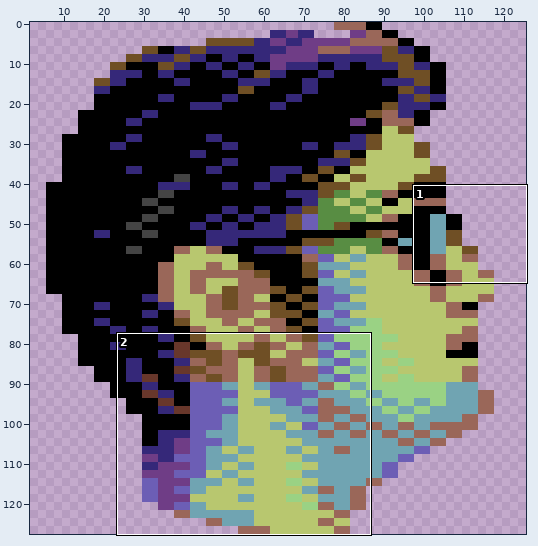
Edited in one commit: sprite sheet (img/jarkko_c64.png). The first picture is a wide view before the edit; the outline marks the close-up.
Close-up. Before the commit:
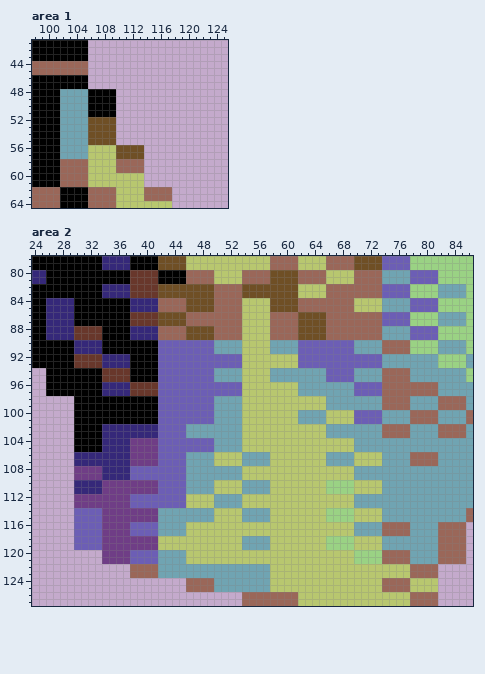
The file is 128x128 pixels. Shown: area 1: x 98..125, y 41..64; area 2: x 24..86, y 78..127. The wide view leaves out empty margins. The commit also changed other parts of the picture, which this record leaves out.
The same view after the edit:
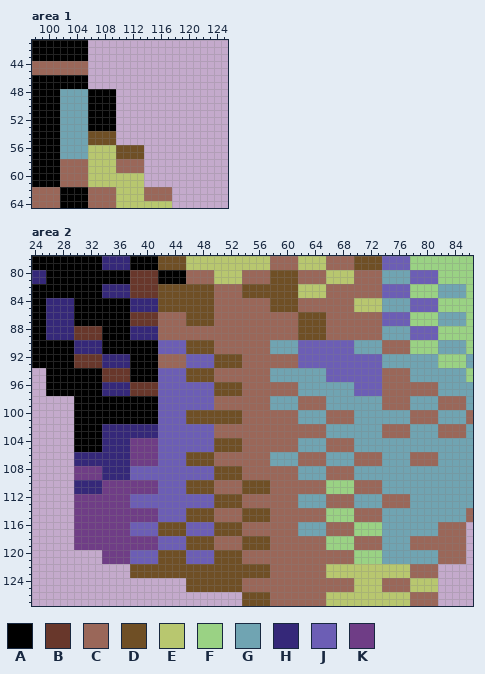
Palette (. is transparent): A #000000  B #68372b  C #9a6759  D #6f4f25  E #b8c76f  F #9ad284  G #70a4b2  H #352879  J #6c5eb5  K #6f3d86
From old to new:
Changed rows in their new state; - is an unchanged pixel.
Area 1:
first column x 106:
52 AAAA
53 AAAA
Area 2:
first column x 30:
 84 ------------DDDD--------CCCC------------------------
 85 ------------DDDD--------CCCC------------------------
 86 ------------CCCCDDDD----CCCC------------------------
 87 ------------CCCCDDDD----CCCC------------------------
 88 ----------------CCCC----CCCC------------------------
 89 ----------------CCCC----CCCC------------------------
 90 ----------------DDDDCCCCCCCC------------------------
 91 ----------------DDDDCCCCCCCC------------------------
 92 ------------CCCC----DDDDCCCCCCCC--------------------
 93 ------------CCCC----DDDDCCCCCCCC--------------------
 94 ----------------DDDDCCCCCCCC------------JJJJ--------
 95 ----------------DDDDCCCCCCCC------------JJJJ--------
 96 --------------------DDDDCCCCCCCC--------------------
 97 --------------------DDDDCCCCCCCC--------------------
 98 --------------------CCCCCCCCGGGGCCCC----------------
 99 --------------------CCCCCCCCGGGGCCCC----------------
100 ----------------DDDDDDDDCCCCCCCC----CCCCGGGG--------
101 ----------------DDDDDDDDCCCCCCCC----CCCCGGGG--------
102 ----------------JJJJCCCCCCCCCCCCCCCC----------------
103 ----------------JJJJCCCCCCCCCCCCCCCC----------------
104 --------------------DDDDCCCCCCCCGGGGCCCC------------
105 --------------------DDDDCCCCCCCCGGGGCCCC------------
106 ----------------DDDDCCCCCCCCGGGGCCCC----CCCC--------
107 ----------------DDDDCCCCCCCCGGGGCCCC----CCCC--------
108 ----------------JJJJDDDDCCCCCCCCGGGGCCCC------------
109 ----------------JJJJDDDDCCCCCCCCGGGGCCCC------------
110 ----------------DDDDCCCCDDDDCCCCCCCC----CCCC--------
111 ----------------DDDDCCCCDDDDCCCCCCCC----CCCC--------
112 ----------------JJJJDDDDCCCCCCCCGGGGCCCC----CCCC----
113 ----------------JJJJDDDDCCCCCCCCGGGGCCCC----CCCC----
114 KKKK--------JJJJDDDDCCCCDDDDCCCCCCCC----CCCC--------
115 KKKK--------JJJJDDDDCCCCDDDDCCCCCCCC----CCCC--------
116 KKKK--------DDDDJJJJDDDDCCCCCCCCGGGGCCCCFFFFGGGG----
117 KKKK--------DDDDJJJJDDDDCCCCCCCCGGGGCCCCFFFFGGGG----
118 KKKK--------JJJJDDDDCCCCDDDDCCCCCCCC----CCCC----CCCC
119 KKKK--------JJJJDDDDCCCCDDDDCCCCCCCC----CCCC----CCCC
120 ------------DDDDJJJJDDDDCCCCCCCCCCCCCCCC----GGGG----
121 ------------DDDDJJJJDDDDCCCCCCCCCCCCCCCC----GGGG----
122 --------DDDDDDDDDDDDDDDDDDDDCCCCCCCC----------------
123 --------DDDDDDDDDDDDDDDDDDDDCCCCCCCC----------------
124 ----------------DDDDDDDDCCCCCCCCCCCCCCCC------------
125 ----------------DDDDDDDDCCCCCCCCCCCCCCCC------------
126 ------------------------DDDD----CCCC----------------
127 ------------------------DDDD----CCCC----------------
Changed places in both close-ups, as pixel boxes (x1, y1, x2, y2):
changed: (88, 117, 116, 131)
changed: (74, 298, 438, 606)
